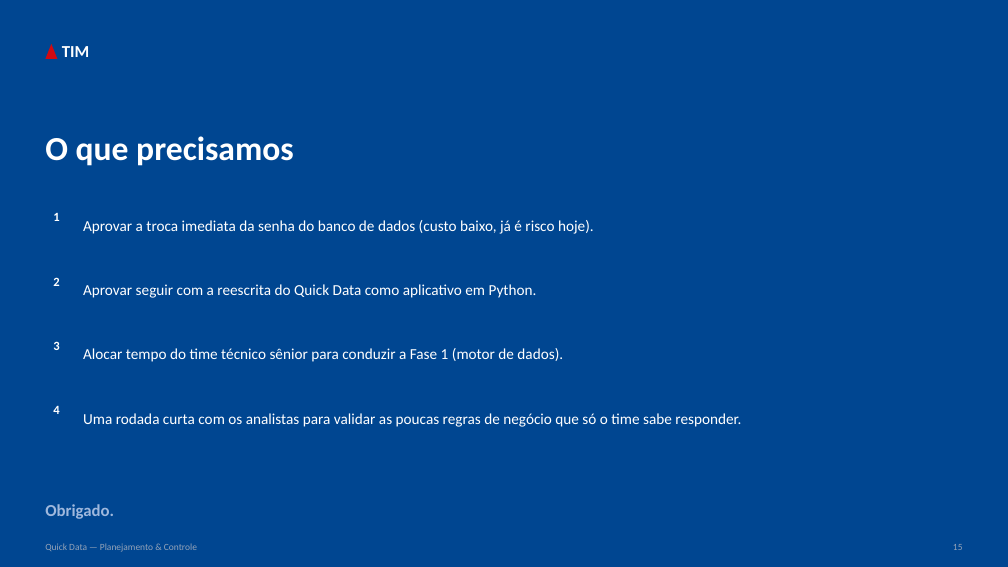
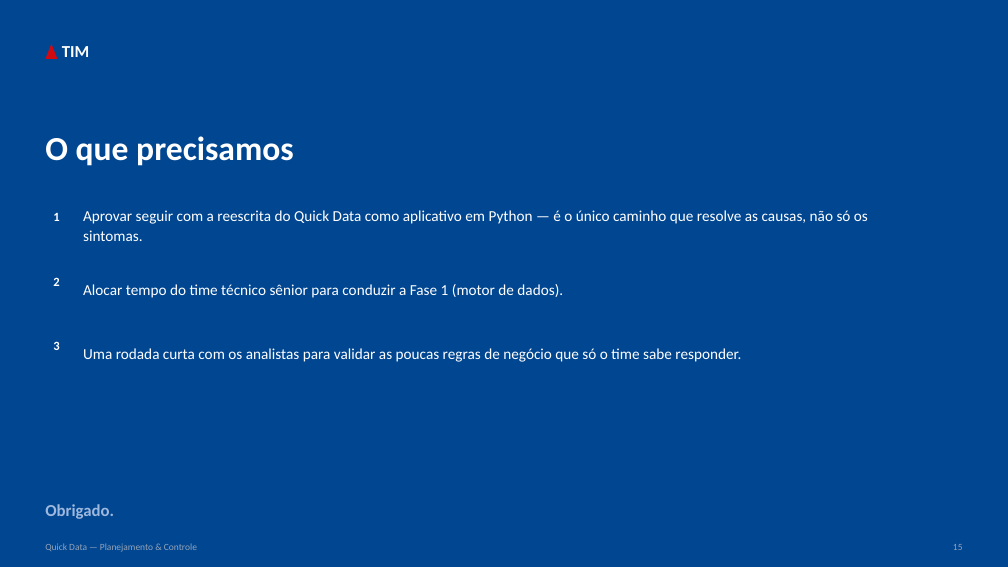
Before and after one commit to Guilhermekek/Quick_Data, a slide deck: slide 15 of docs/apresentacao/Quick_Data_Apresentacao.pptx. Drawn at 1008x567 pixels with LibreOffice and Linux fonts; fonts in the diff are those of the drawing. Boxes give left, top, right and bottom in pixels: in the first picture for what was removed or moved away, otherwise in the second. Text is boxed around its words. In the diff, an @@ line names an element or a change of style, - is before the commit and + after.

```diff
--- a/docs/apresentacao/Quick_Data_Apresentacao.pptx
+++ b/docs/apresentacao/Quick_Data_Apresentacao.pptx
@@ text at box(83, 210, 868, 241): text changed @@
-Aprovar a troca imediata da senha do banco de dados (custo baixo, já é risco hoje).
+Aprovar seguir com a reescrita do Quick Data como aplicativo em Python — é o único caminho que resolve as causas, não só os sintomas.
@@ text "Alocar tempo do time técnico ...": place and size @@
-text "Alocar tempo do time técnico ..." at box(83, 348, 563, 362)
+text "Alocar tempo do time técnico ..." at box(83, 284, 563, 298)
@@ text removed at box(83, 284, 537, 298) @@
-Aprovar seguir com a reescrita do Quick Data como aplicativo em Python.
@@ text "Uma rodada curta com os ...": place and size @@
-text "Uma rodada curta com os ..." at box(83, 413, 741, 427)
+text "Uma rodada curta com os ..." at box(83, 348, 741, 362)
@@ oval removed at box(45, 399, 68, 421) @@
@@ text removed at box(53, 405, 59, 414) @@
-4
```
Also in this commit, not shown: 2 other slides changed, 1 slide added, 1 slide removed, 1 other file.
